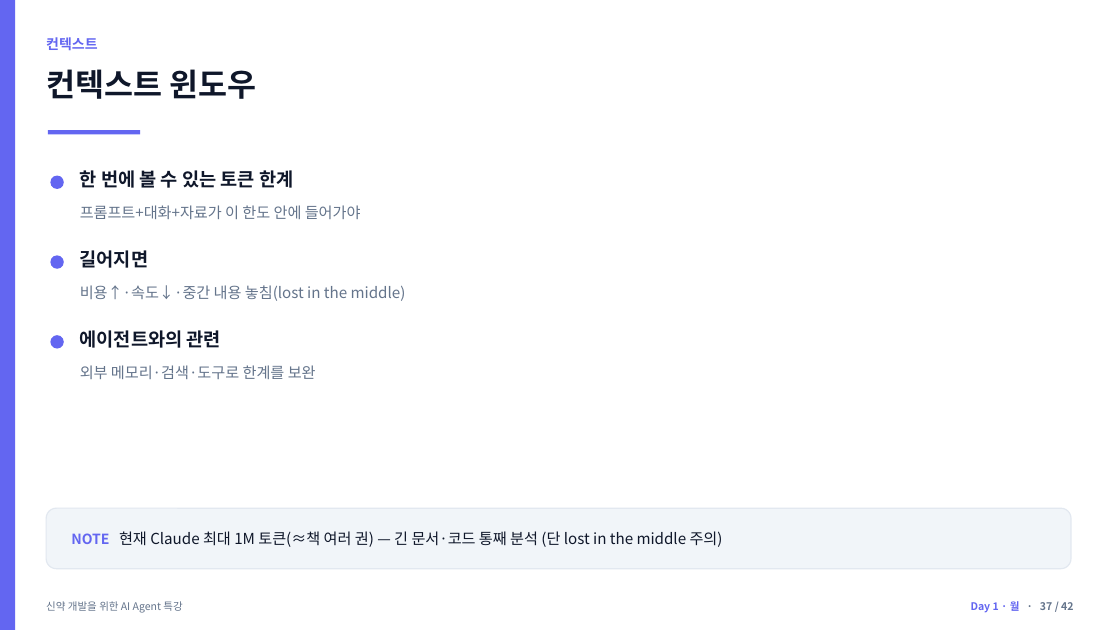
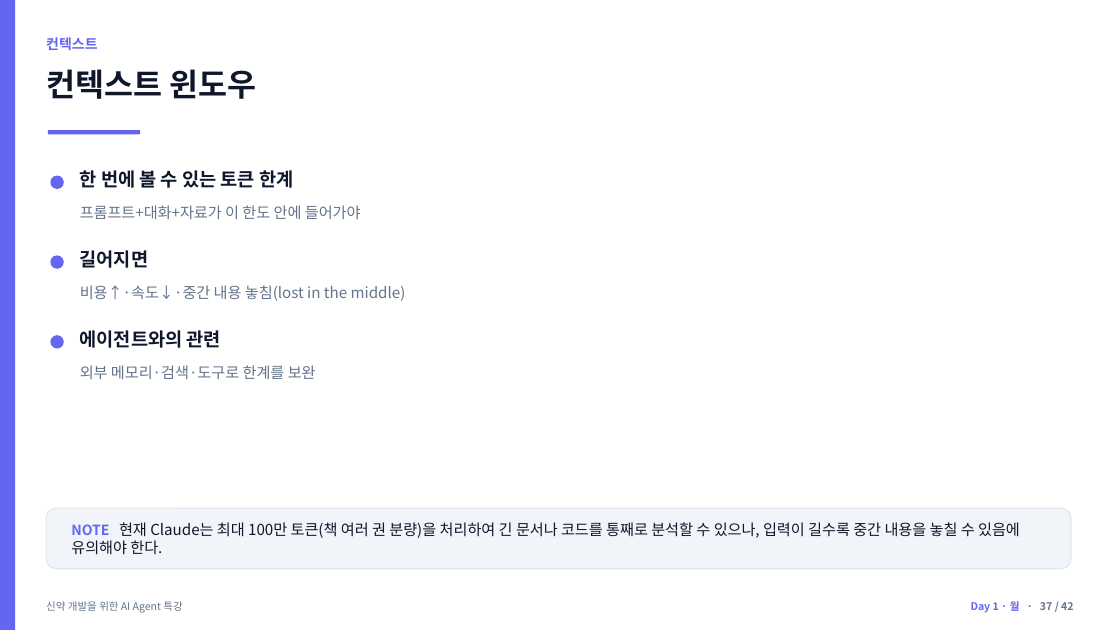
Before and after one commit to jyshin-22/wku-ai-agent-program, a slide deck: slide 37 of slides/day1.pptx. Drawn at 1120x630 pixels with LibreOffice and Linux fonts; fonts in the diff are those of the drawing. Boxes give left, top, right and bottom in pixels: in the first picture for what was removed or moved away, otherwise in the second. Text is boxed around its words. In the diff, an @@ line names an element or a change of style, - is before the commit and + after.

```diff
--- a/slides/day1.pptx
+++ b/slides/day1.pptx
@@ text at (71, 522, 1020, 555): text changed @@
-NOTE 현재 Claude 최대 1M 토큰(≈책 여러 권) — 긴 문서·코드 통째 분석 (단 lost in the middle 주의)
+NOTE 현재 Claude는 최대 100만 토큰(책 여러 권 분량)을 처리하여 긴 문서나 코드를 통째로 분석할 수 있으나, 입력이 길수록 중간 내용을 놓칠 수 있음에 유의해야 한다.
```
Also in this commit, not shown: 25 other slides changed, 10 other files.
